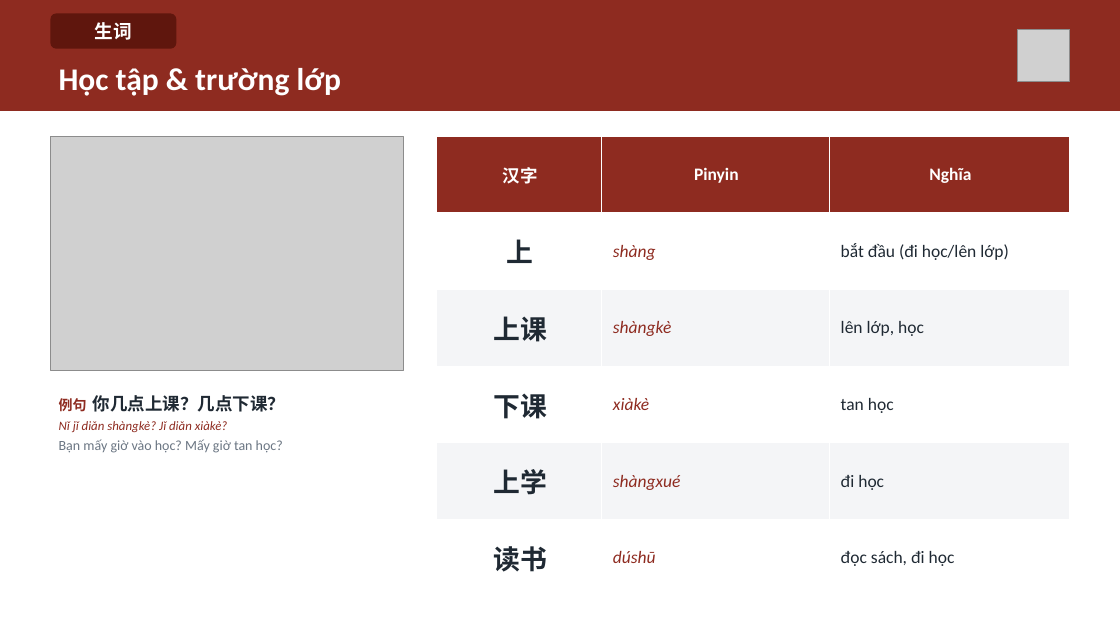
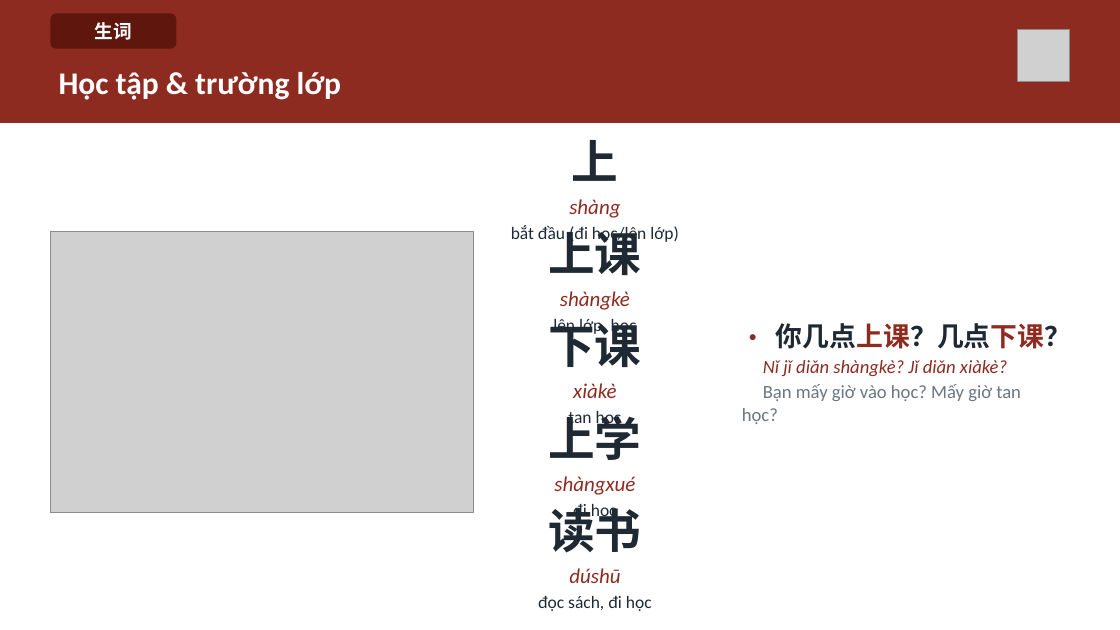
Before and after one commit to HuyenNguyen911/chinese-learning-os, a slide deck: slide 46 of output/Giáo trình 3.0/hsk1/buoi16_ontap/slide2_tuvung/Buoi-16-P2-Tuvung.pptx (slide 33 before the commit). Drawn at 1120x630 pixels with LibreOffice and Linux fonts; fonts in the diff are those of the drawing; grey boxes stand for pictures. Boxes give left, top, right and bottom in pixels: in the first picture for what was removed or moved away, otherwise in the second. Text is boxed around its words. In the diff, an @@ line names an element or a change of style, - is before the commit and + after.

```diff
--- a/output/Giáo trình 3.0/hsk1/buoi16_ontap/slide2_tuvung/Buoi-16-P2-Tuvung.pptx
+++ b/output/Giáo trình 3.0/hsk1/buoi16_ontap/slide2_tuvung/Buoi-16-P2-Tuvung.pptx
@@ rectangle resized from (x1=0, y1=0, x2=1120, y2=111) to (x1=0, y1=0, x2=1120, y2=123) @@
@@ text "Học tập & trường lớp" moved from (x1=59, y1=68, x2=342, y2=96) to (x1=59, y1=72, x2=342, y2=100) @@
@@ table removed at (x1=437, y1=136, x2=1070, y2=597), 6 rows, 3 columns @@
-汉字 | Pinyin | Nghĩa
-上 | shàng | bắt đầu (đi học/lên lớp)
-上课 | shàngkè | lên lớp, học
-下课 | xiàkè | tan học
-上学 | shàngxué | đi học
-读书 | dúshū | đọc sách, đi học
@@ text added at (x1=511, y1=140, x2=679, y2=244), 15 pt, text #1F2933 @@
+上
+shàng
+bắt đầu (đi học/lên lớp)
@@ text "• 你几点上课？几点下课？" moved from (x1=59, y1=395, x2=285, y2=453) to (x1=742, y1=323, x2=1072, y2=424) @@
@@ text "• 你几点上课？几点下课？" at (x1=742, y1=323, x2=1072, y2=424): vertical alignment top to middle @@
@@ picture resized from (x1=50, y1=136, x2=403, y2=371) to (x1=50, y1=232, x2=473, y2=513) @@
@@ text added at (x1=548, y1=226, x2=641, y2=336), 15 pt, text #1F2933 @@
+上课
+shàngkè
+lên lớp, học
@@ text added at (x1=548, y1=319, x2=641, y2=428), 15 pt, text #1F2933 @@
+下课
+xiàkè
+tan học
@@ text at (x1=776, y1=323, x2=1072, y2=349): text changed; size 15 to 23 pt @@
-例句 你几点上课？几点下课？
+• 你几点上课？几点下课？
@@ text at (x1=742, y1=360, x2=1021, y2=424): size 11 to 16 pt in "Nǐ jǐ diǎn shàngkè? Jǐ diǎn xiàkè?"; size 12 to 16 pt in "Bạn mấy giờ vào học? Mấy giờ ..."; less space between paragraphs @@
@@ text added at (x1=548, y1=411, x2=641, y2=521), 18 pt, text #8E2B20, italic @@
+上学
+shàngxué
+đi học
@@ text added at (x1=538, y1=504, x2=652, y2=611), 15 pt, text #1F2933 @@
+读书
+dúshū
+đọc sách, đi học
```
Also in this commit, not shown: 37 other slides changed, 14 slides added, 52 other files.
